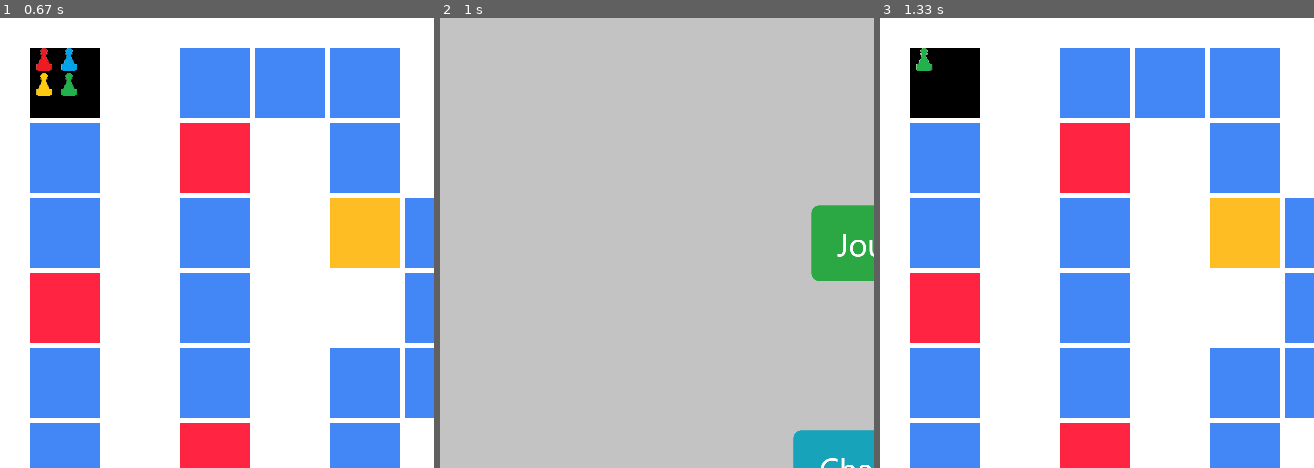
Above: before the commit, frames 1-3 (left to right).
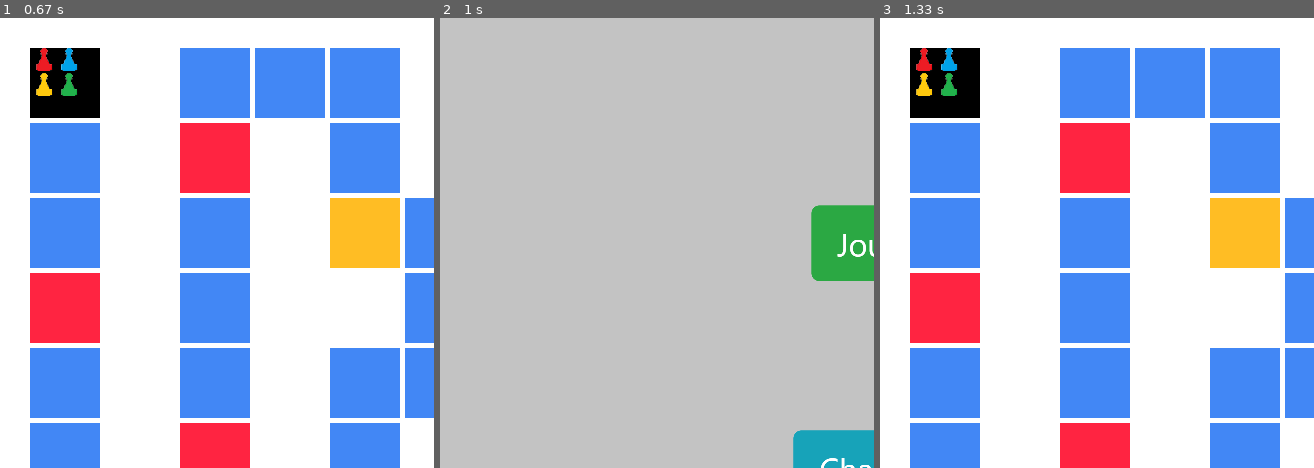
Above: after the commit, the same moments.

Repository: tw0hour/pythonApp
Game: pygame game, started from main.py
Two runs of this game, one before a commit and one after it. Both use one fixed random seed, a clock stepped at 60 frames per second and the inputs below.
Inputs (mouse positions are % of the whole screen's width and height, from its top left):
- Up to frame 1 (0.67 s): click (50, 25) at 0.38 s
- Up to frame 2 (1 s): click (50, 93) at 0.72 s
- Up to frame 3 (1.33 s): click (50, 25) at 1.22 s
The pictures show only the part of the screen within x 0-50%, y 0-50%; the shares and areas given below are measured in that part.

Frames 1-2 are identical in both runs. In frame 3, 0.5% of the frame differs, in the area x 8-18%, y 6-18%.

Commit message:
correct bugs

Diff:
--- a/Game.py
+++ b/Game.py
@@ -26,6 +26,7 @@
             screen.blit(self.players[i].image, self.players[i].rect)
 
 
+
     def find_in_list_of_list(self, mylist, pos):
         for sub_list in mylist:
             if pos in sub_list:
@@ -90,6 +91,7 @@
         players.append(Player("ressources/pion/pion1.png", posX + 25, posY))
         players.append(Player("ressources/pion/pion2.png", posX, posY + 25))
         players.append(Player("ressources/pion/pion3.png", posX +25 , posY + 25))
+
         return players
 
     def getEvents(self):
@@ -198,7 +200,7 @@
     def load(self):
         with open("ressources/backup/backup.json") as backupFile:
             data = json.load(backupFile)
-            self.players = []
+            self.players = self.initialzePlayers()
 
             self.players[0].turn = data[0]
             self.players[0].money = data[1]
@@ -228,10 +230,10 @@
 
     def gameReset(self):
         self.is_playing = False
-        self.players[0].playerReset()
-        self.players[1].playerReset()
-        self.players[2].playerReset()
-        self.players[3].playerReset()
+        self.players[0].playerReset(30,30)
+        self.players[1].playerReset(55,30)
+        self.players[2].playerReset(30,55)
+        self.players[3].playerReset(55,55)
 
         return
 
--- a/Players.py
+++ b/Players.py
@@ -44,12 +44,12 @@
 
         self.point -= point
 
-    def playerReset(self):
+    def playerReset(self,x,y):
         self.money = 100
         self.point = 100
         self.rect = self.image.get_rect()
-        self.rect.x = 30
-        self.rect.y = 30
+        self.rect.x = x
+        self.rect.y = y
         self.turn = False
 
     def throwTheDice(self):
--- a/ressources/backup/backup.json
+++ b/ressources/backup/backup.json
@@ -1 +1 @@
-[false, 50, 100, 30, 30, false, 100, 0, 30, 30, false, 0, 100, 30, 30, false, 100, 100, 30, 30]
+[false, 100, 100, 30, 30, false, 100, 100, 55, 30, false, 100, 100, 30, 55, false, 100, 100, 55, 55]
